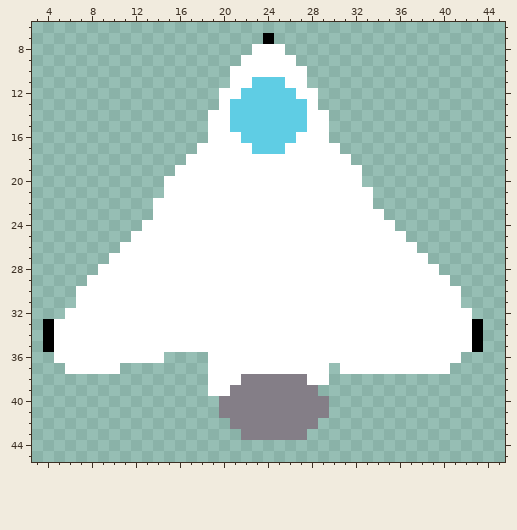
Pixel-art file: res_raw/player.aseprite. The first picture shows the starting point.
50x50 pixels, 1 frame. Shown: x 3..45, y 6..45.
New version:
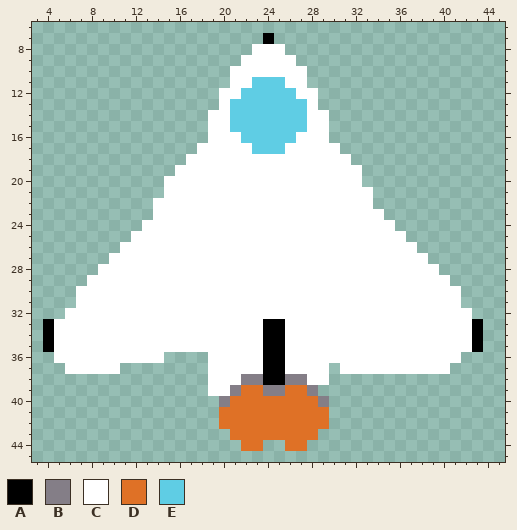
Palette (. is transparent): A #000000  B #847e87  C #ffffff  D #df7126  E #5fcde4
From old to new:
@@ x 18..31 @@
 32 CCCCCCCCCCCCCC
-33 CCCCCCCCCCCCCC
-34 CCCCCCCCCCCCCC
-35 CCCCCCCCCCCCCC
-36 .CCCCCCCCCCCCC
-37 .CCCCCCCCCCC.C
-38 .CCCBBBBBBCC..
-39 .CCBBBBBBBB...
-40 ..BBBBBBBBBB..
-41 ..BBBBBBBBBB..
-42 ...BBBBBBBB...
-43 ....BBBBBB....
-44 ..............
+33 CCCCCCAACCCCCC
+34 CCCCCCAACCCCCC
+35 CCCCCCAACCCCCC
+36 .CCCCCAACCCCCC
+37 .CCCCCAACCCC.C
+38 .CCCBBAABBCC..
+39 .CCBDDBBDDB...
+40 ..BDDDDDDDDB..
+41 ..DDDDDDDDDD..
+42 ..DDDDDDDDDD..
+43 ...DDDDDDDD...
+44 ....DD..DD....
 45 ..............
